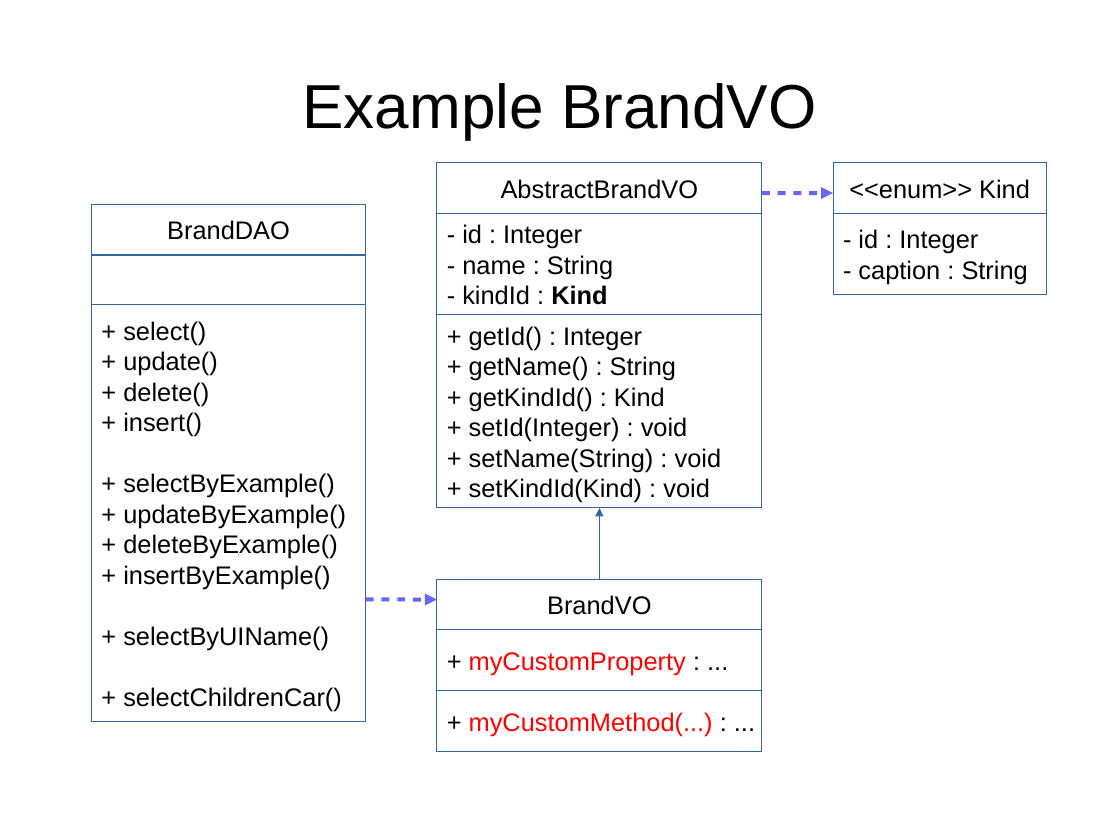
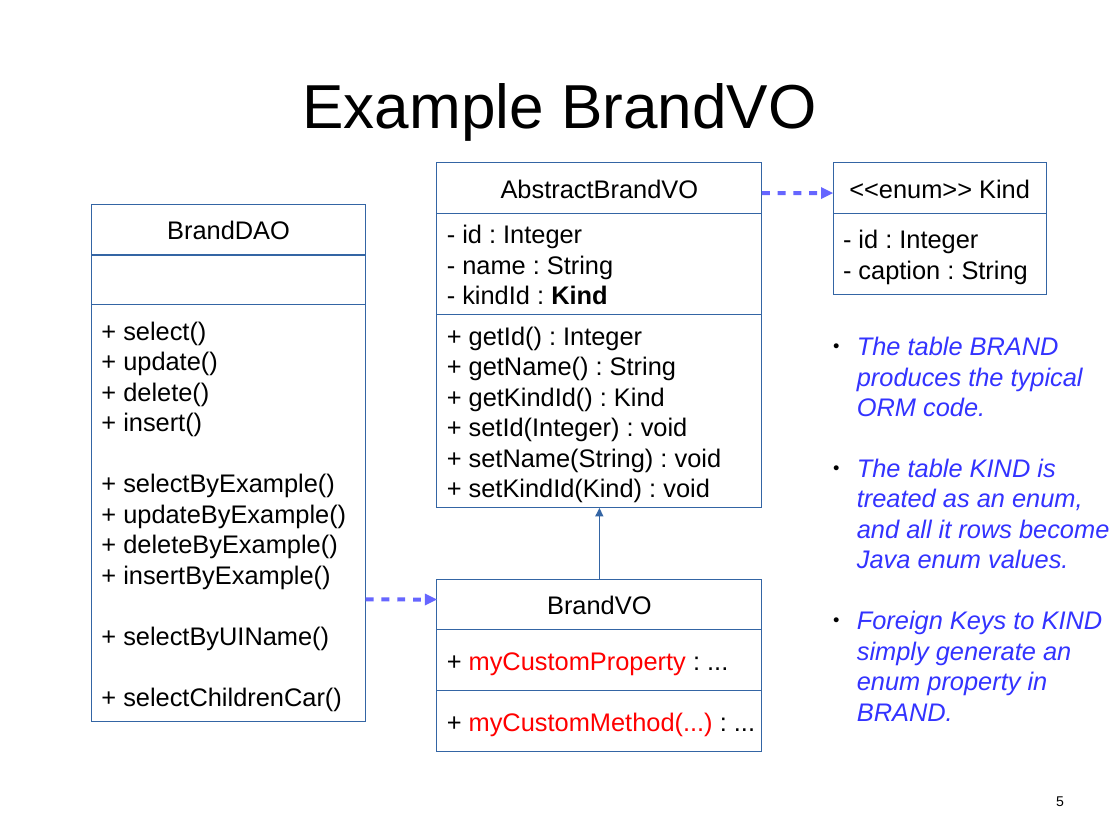
Before and after one commit to hotrodorm/hotrod, a slide deck: slide 5 of hotrod/docs/hotrod-2.0-overview.odp. Drawn at 1120x840 pixels with LibreOffice and Linux fonts; fonts in the diff are those of the drawing. Boxes give left, top, right and bottom in pixels: in the first picture for what was removed or moved away, otherwise in the second. Text is boxed around its words. In the diff, an @@ line names an element or a change of style, - is before the commit and + after.

```diff
--- a/hotrod/docs/hotrod-2.0-overview.odp
+++ b/hotrod/docs/hotrod-2.0-overview.odp
@@ rectangle added at (823,417,1057,640), fill #FFFFFF, outline #FFFFFF 0 pt, 18 pt, text #3333FF, italic @@
+● The table BRAND
+  produces the typical
+  ORM code.
+● The table KIND is
+  treated as an enum,
+  and all it rows become
+  Java enum values.
+● Foreign Keys to KIND
+  simply generate an
+  enum property in
+  BRAND.
@@ page number added at (1056,796,1064,806), 10 pt, text #000000 @@
+5
```
Also in this commit, not shown: 10 other slides changed, 3 other files.
